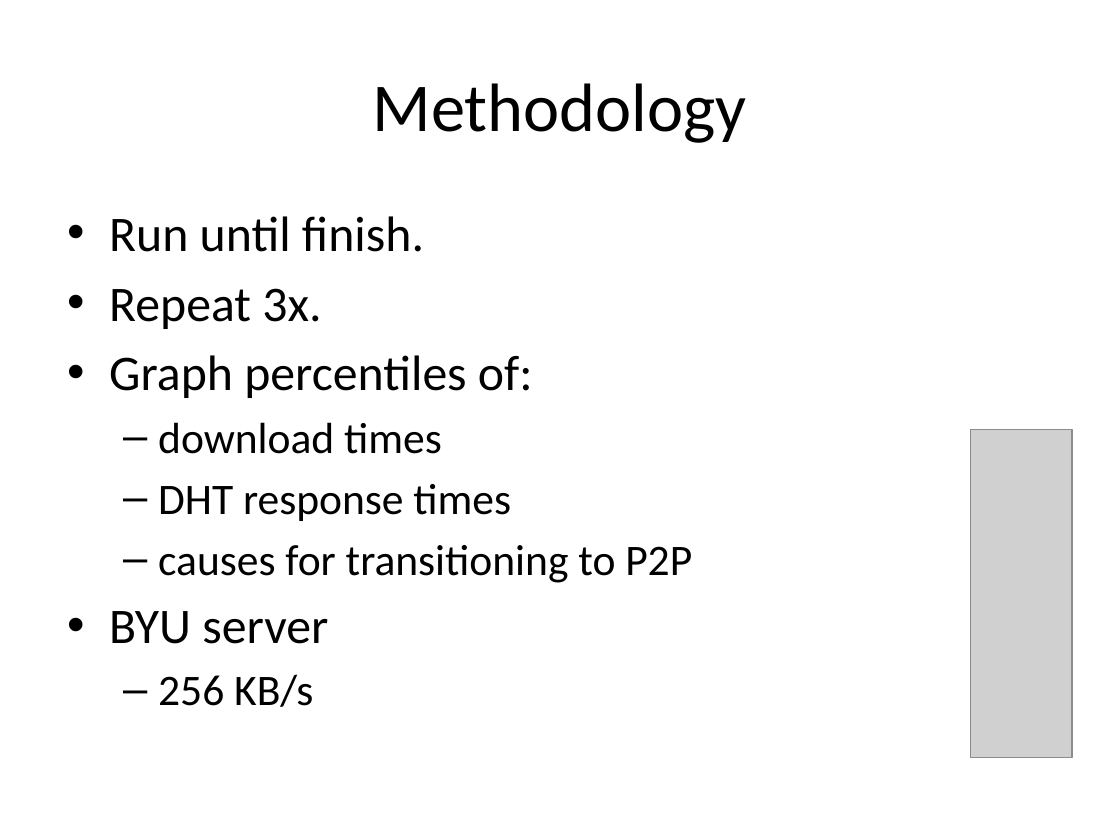
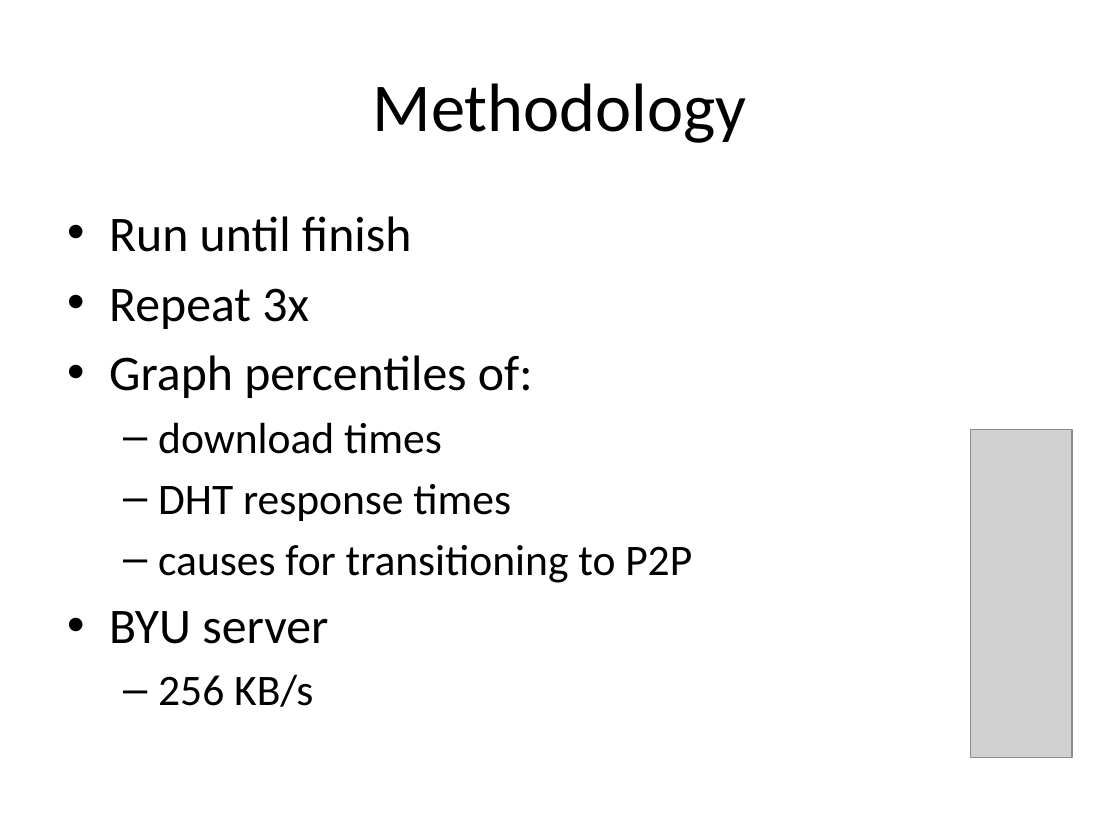
Before and after one commit to rdp/p2pwebclient, a slide deck: slide 17 of thesis_presentation/How to Make the Internet Faster.pptx. Drawn at 1120x840 pixels with LibreOffice and Linux fonts; fonts in the diff are those of the drawing; grey boxes stand for pictures. Boxes give left, top, right and bottom in pixels: in the first picture for what was removed or moved away, otherwise in the second. Text is boxed around its words. In the diff, an @@ line names an element or a change of style, - is before the commit and + after.

```diff
--- a/thesis_presentation/How to Make the Internet Faster.pptx
+++ b/thesis_presentation/How to Make the Internet Faster.pptx
@@ text at box(109, 216, 412, 329): text changed @@
-• Run until finish.
-• Repeat 3x.
+• Run until finish
+• Repeat 3x
```
Also in this commit, not shown: 21 other slides changed, 1 other file.
